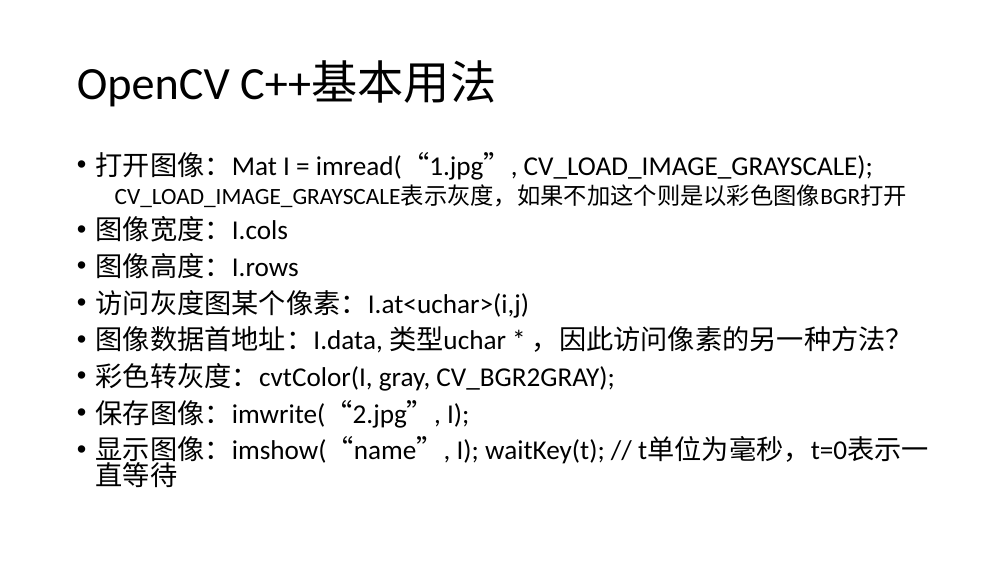
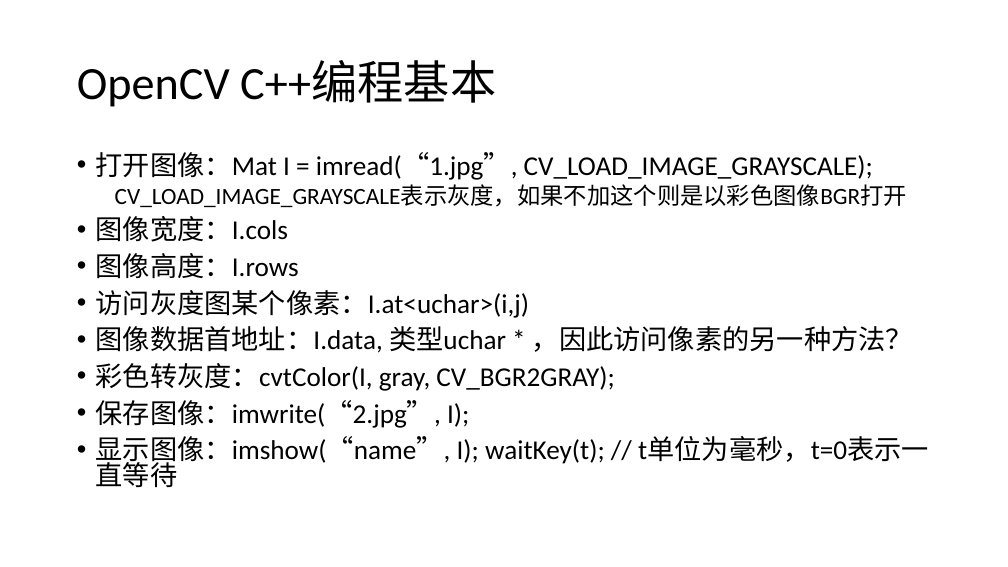
Before and after one commit to ai4c/doc, a slide deck: slide 5 of cv/opencv基础-杨力.pptx (slide 4 before the commit). Drawn at 1008x567 pixels with LibreOffice and Linux fonts; fonts in the diff are those of the drawing. Boxes give left, top, right and bottom in pixels: in the first picture for what was removed or moved away, otherwise in the second. Text is boxed around its words. In the diff, an @@ line names an element or a change of style, - is before the commit and + after.

```diff
--- a/cv/opencv基础-杨力.pptx
+++ b/cv/opencv基础-杨力.pptx
@@ title at (77,61,496,107): text changed @@
-OpenCV C++基本用法
+OpenCV C++编程基本
```
Also in this commit, not shown: 4 other slides changed, 1 slide added, 1 other file.
